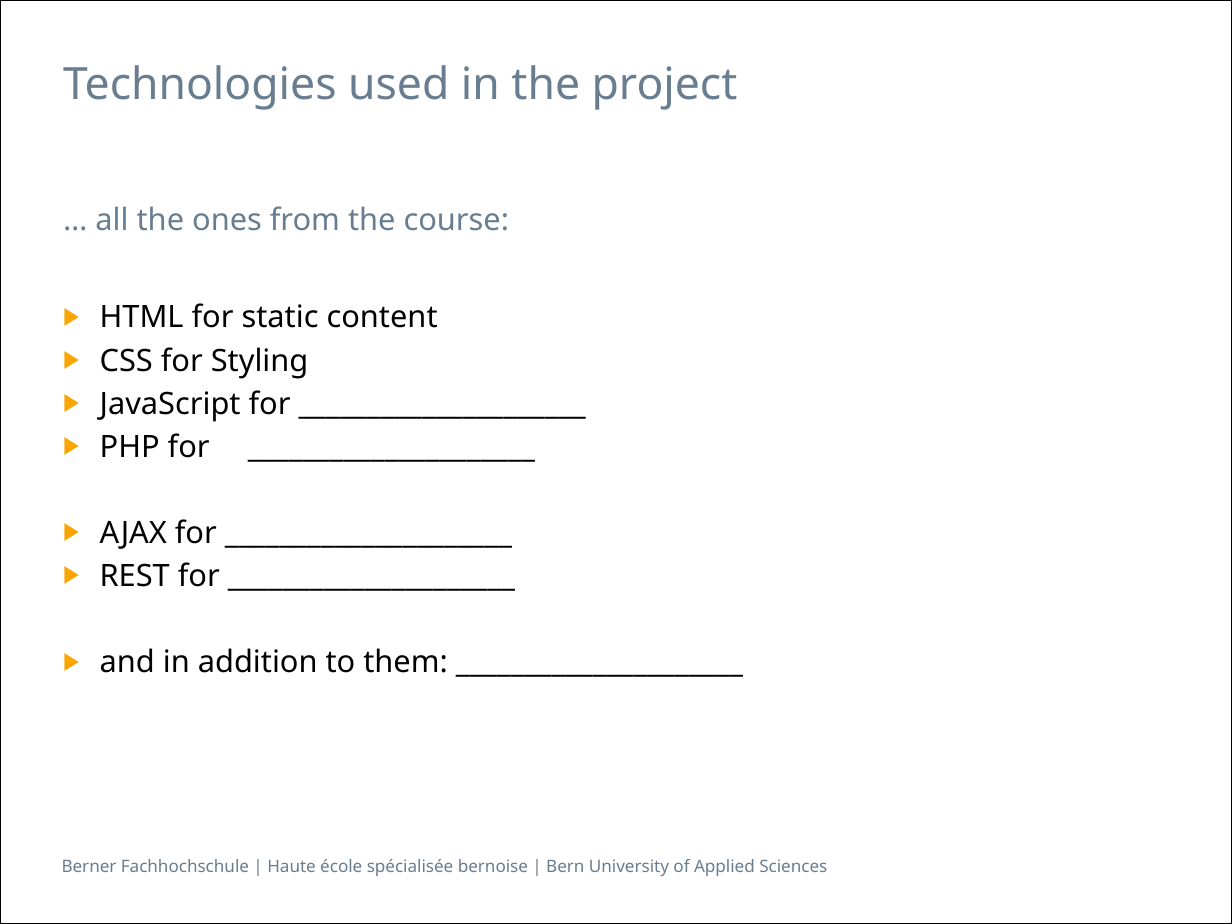
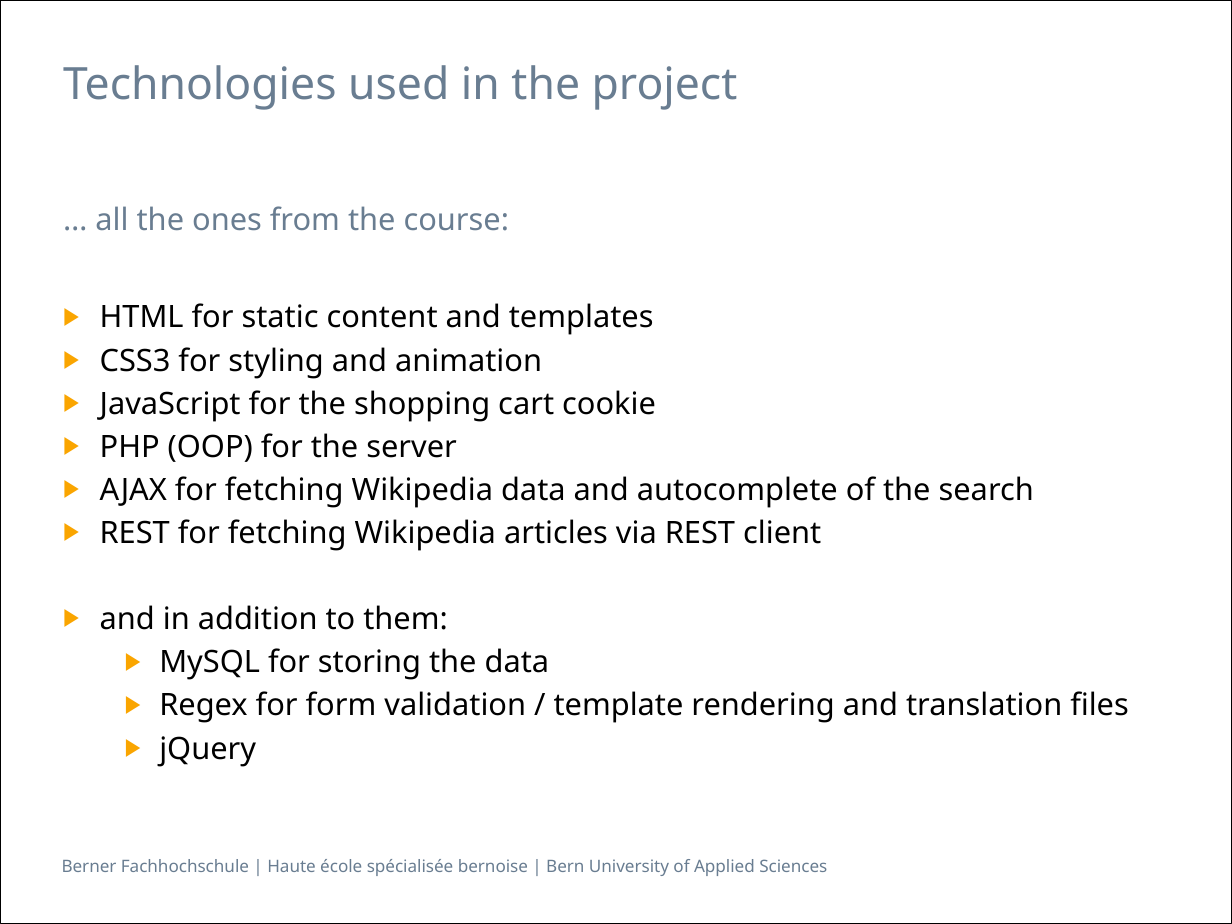
Before and after one commit to Makae/ch.bfh.bti7054.w2014.q.groot, a slide deck: slide 4 of trunk/doc/Presentation.pptx. Drawn at 1232x924 pixels with LibreOffice and Linux fonts; fonts in the diff are those of the drawing. Boxes give left, top, right and bottom in pixels: in the first picture for what was removed or moved away, otherwise in the second. Text is boxed around its words. In the diff, an @@ line names an element or a change of style, - is before the commit and + after.

```diff
--- a/trunk/doc/Presentation.pptx
+++ b/trunk/doc/Presentation.pptx
@@ text at box(100, 303, 1129, 767): text changed @@
-▶ HTML for static content
-▶ CSS for Styling
-▶ JavaScript for _____________________
-▶ PHP for _____________________
-▶ AJAX for _____________________
-▶ REST for _____________________
-▶ and in addition to them: _____________________
+▶ HTML for static content and templates
+▶ CSS3 for styling and animation
+▶ JavaScript for the shopping cart cookie
+▶ PHP (OOP) for the server
+▶ AJAX for fetching Wikipedia data and autocomplete of the search
+▶ REST for fetching Wikipedia articles via REST client
+▶ and in addition to them:
+  ▶ MySQL for storing the data
+  ▶ Regex for form validation / template rendering and translation files
+  ▶ jQuery
```
Also in this commit, not shown: 4 other slides changed, 3 slides added, 1 slide removed, 1 other file.
